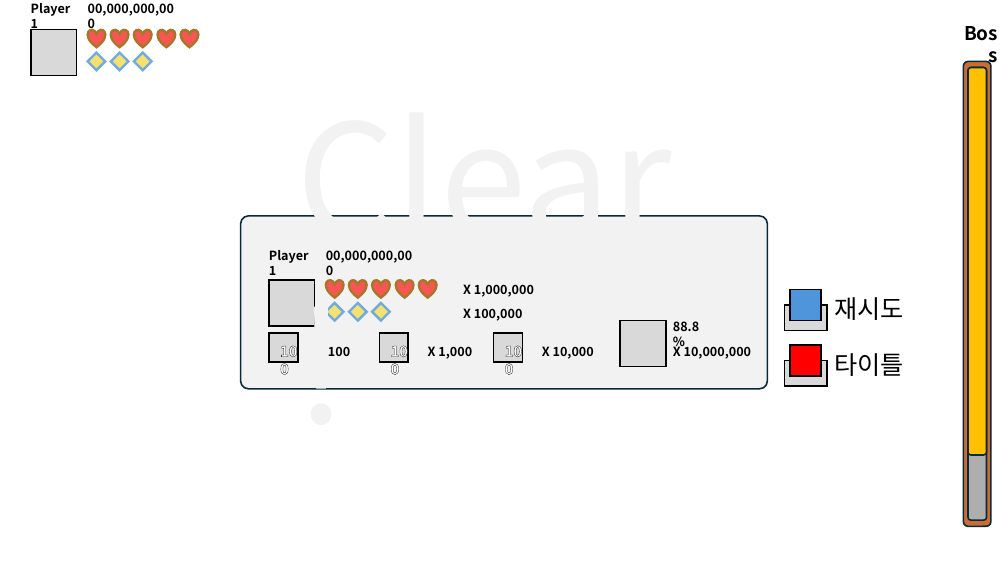
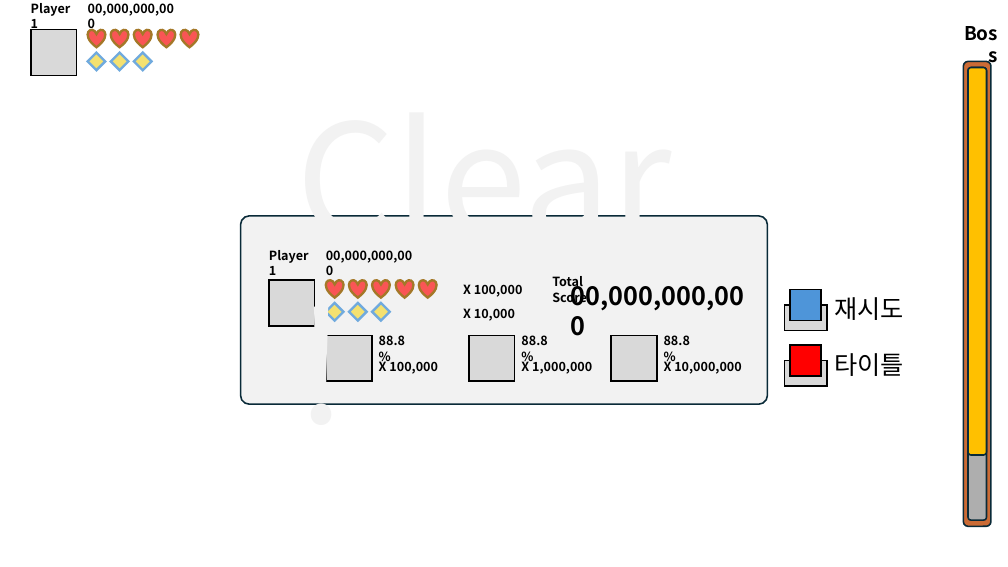
Before and after one commit to lsu0503/RetroRemake_Dodge_TeamProject3rd, a slide deck: slide 4 of Document/Wireframe.pptx. Drawn at 1008x567 pixels with LibreOffice and Linux fonts; fonts in the diff are those of the drawing. Boxes give left, top, right and bottom in pixels: in the first picture for what was removed or moved away, otherwise in the second. Text is boxed around its words. In the diff, an @@ line names an element or a change of style, - is before the commit and + after.

```diff
--- a/Document/Wireframe.pptx
+++ b/Document/Wireframe.pptx
@@ rounded rectangle: place and size @@
-rounded rectangle at bbox=[240, 216, 768, 389]
+rounded rectangle at bbox=[240, 216, 768, 405]
@@ text at bbox=[463, 284, 523, 297]: text changed @@
-X 1,000,000
+X 100,000
@@ group added at bbox=[521, 276, 690, 382]: 3 texts, 1 rectangle @@
+88.8%
+88.8%
+Total Score
@@ text at bbox=[463, 308, 515, 321]: text changed @@
-X 100,000
+X 10,000
@@ rectangle: place and size @@
-rectangle at bbox=[620, 321, 666, 367]
+rectangle at bbox=[326, 336, 372, 382]
@@ text "88.8%": place and size @@
-text "88.8%" at bbox=[673, 321, 699, 331]
+text "88.8%" at bbox=[379, 335, 405, 345]
@@ text at bbox=[379, 358, 438, 374]: text changed @@
-X 100
+X 100,000
@@ rectangle: place and size @@
-rectangle at bbox=[494, 333, 523, 362]
+rectangle at bbox=[469, 336, 515, 382]
@@ text at bbox=[521, 358, 592, 374]: text changed @@
-X 1,000
+X 1,000,000
@@ group removed at bbox=[269, 308, 594, 369]: 4 texts, 2 rectangles @@
-100
-100
-100
-X 10,000
@@ text "X 10,000,000": place and size @@
-text "X 10,000,000" at bbox=[673, 343, 752, 359]
+text "X 10,000,000" at bbox=[664, 358, 742, 374]
```
Also in this commit, not shown: 1 other slide changed, 2 other files.
